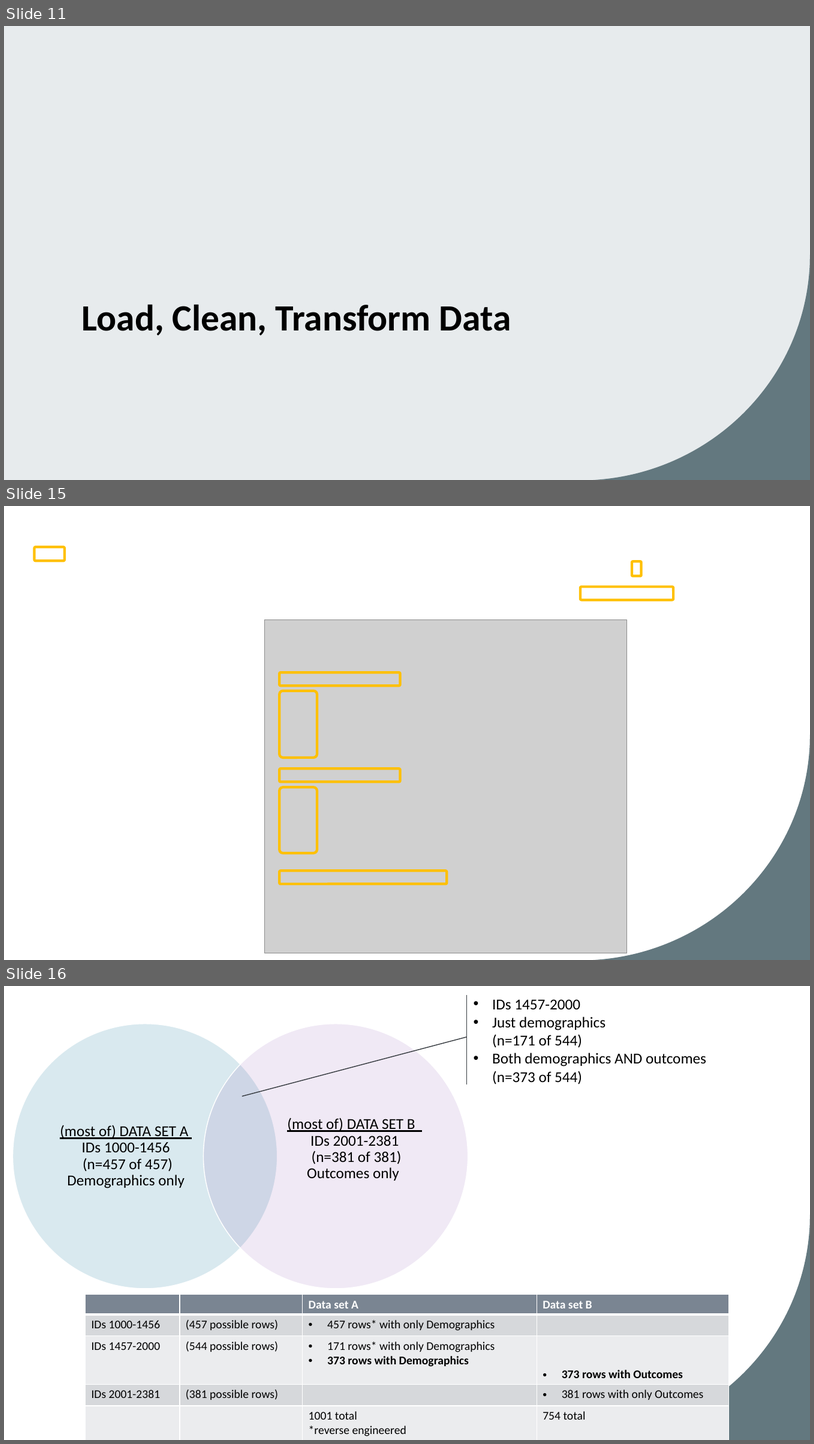
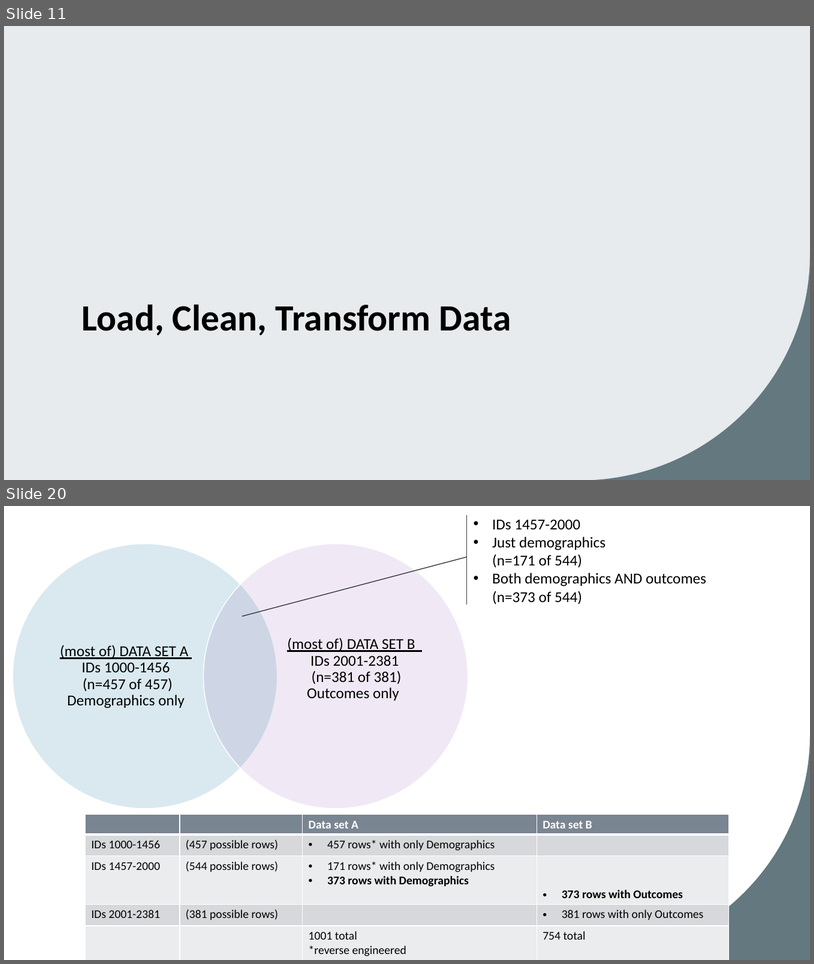
Before and after one commit to josephine-mckelvy/2025-CAH, a slide deck: 2025-06-30 CAH.pptx. Shown one above the other, each under a label of ours: slides 11, 15 and 16 before the commit, slides 11 and 20 after it; the slides between them are not shown. The pictures are 814x1444 and 814x964 pixels, drawn with LibreOffice and Linux fonts; fonts in the diff are those of the drawing; grey boxes stand for pictures; background and template pictures are left out. Boxes give left, top, right and bottom in pixels: in the first picture for what was removed or moved away, otherwise in the second. Text is boxed around its words. In the diff, an @@ line names an element or a change of style, - is before the commit and + after.

```diff
--- a/2025-06-30 CAH.pptx
+++ b/2025-06-30 CAH.pptx
@@ slide 15 removed at bbox=[4, 506, 810, 960], background picture (left out); not listed: 1 template element that a slide beside it also shows @@
@@ rounded rectangle removed at bbox=[34, 547, 65, 561] @@
@@ rounded rectangle removed at bbox=[633, 562, 642, 576] @@
@@ rounded rectangle removed at bbox=[581, 586, 674, 600] @@
@@ group removed at bbox=[265, 620, 628, 952]: 5 rounded rectangles, 1 picture @@
@@ what was slide 16 is now slide 20 @@
```
Also in this commit, not shown: 2 slides changed, 13 slides added, 5 other slides removed, 9 other files.
